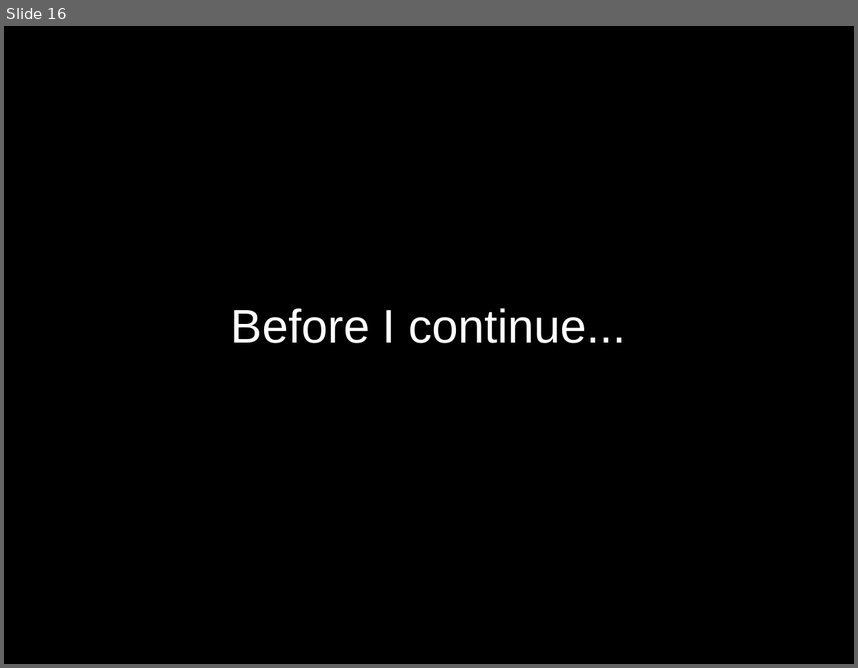
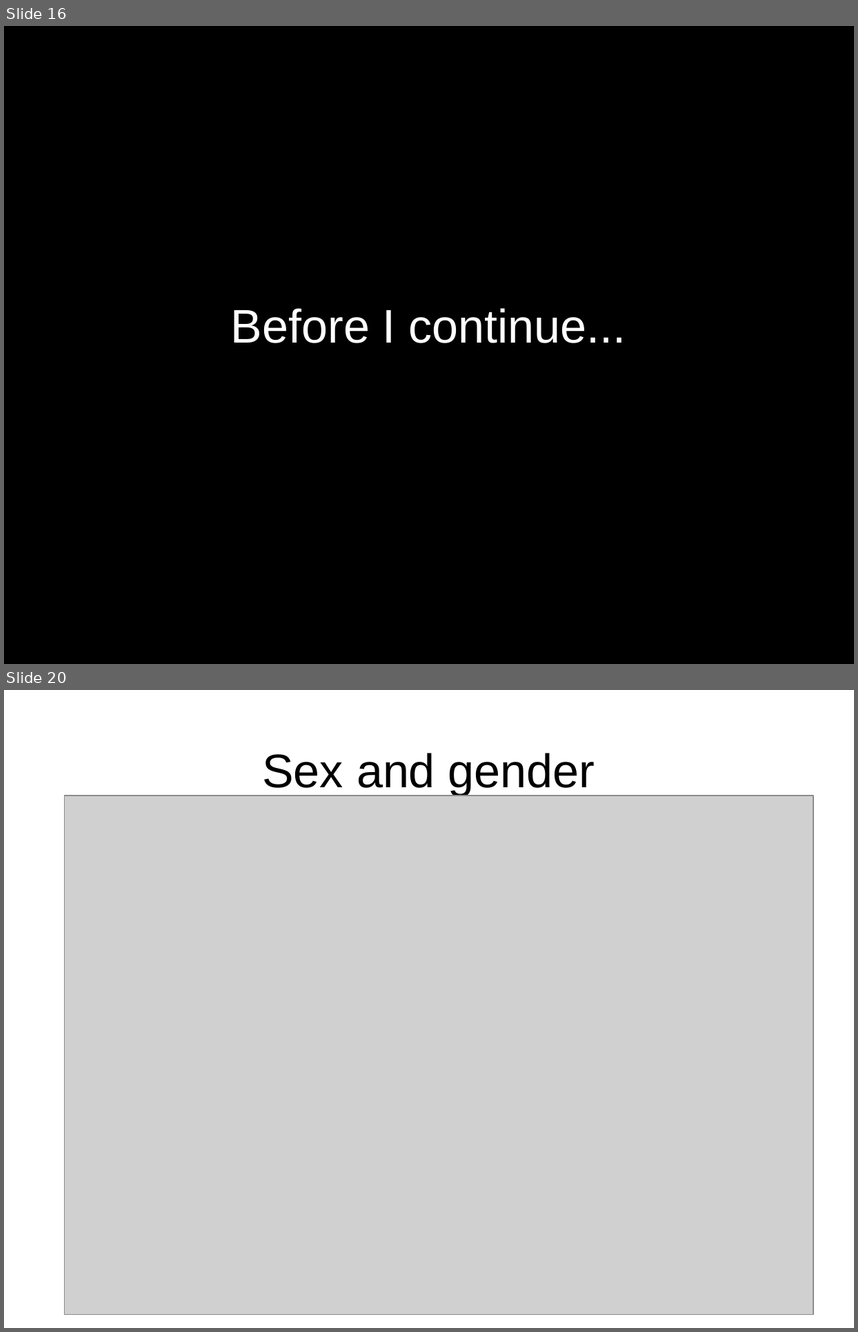
Before and after one commit to adjspecies/exploring-the-fandom-through-data, a slide deck: slides.odp. Shown one above the other, each under a label of ours: slide 16 before the commit, slides 16 and 20 after it; the slides between them are not shown. The pictures are 858x668 and 858x1332 pixels, drawn with LibreOffice and Linux fonts; fonts in the diff are those of the drawing; grey boxes stand for pictures. Boxes give left, top, right and bottom in pixels: in the first picture for what was removed or moved away, otherwise in the second. Text is boxed around its words. In the diff, an @@ line names an element or a change of style, - is before the commit and + after.

```diff
--- a/slides.odp
+++ b/slides.odp
@@ slide 20 added at <box>4,690,854,1328</box>, background #FFFFFF @@
@@ title added at <box>262,753,595,796</box>, 44 pt, text #000000 @@
+Sex and gender
@@ picture added at <box>64,796,813,1315</box> @@
```
Also in this commit, not shown: 5 slides changed, 7 other slides added, 17 other files.
